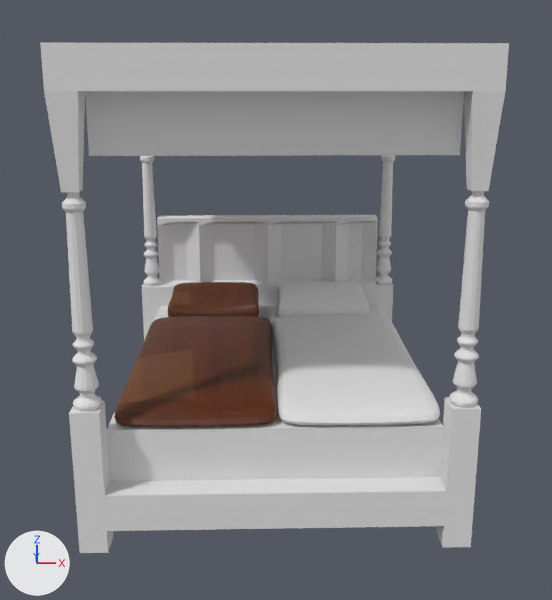
One commit to the Blender file PSMG_SS_2015_VGHS/Assets/3D/Bedroom/bed.blend: the scene before it, then after it.
One viewpoint serves both versions: a 50 mm camera at (-0.17, -3.58, 4.07) aimed at (0.05, 4.73, 1.8). The lights are fixed; the arrows at lower left show +X, +Y and +Z.

Names of what the first picture shows: 'Bett-Decke', 'Bettgestell', 'Bettpfosten', 'Kissen1', 'Kissen1.001', 'Kissen1.002', 'Kissen2'.
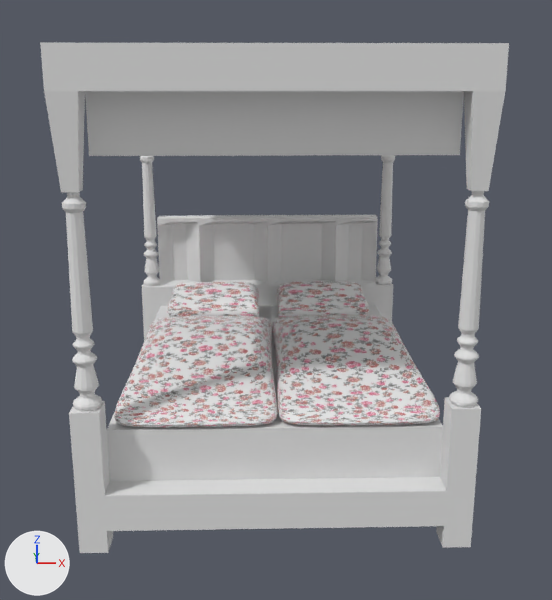
Where the change shows, as pixel boxes [x1, y1, x2, y2] in the pictures (552 x 600 px):
'Kissen1.001', recoloured, surface changed (brown to white)
    both: [114, 316, 278, 427]
'Kissen1.002', recoloured, surface changed
    both: [272, 315, 440, 425]
'Kissen1', recoloured (brown to white)
    both: [167, 282, 259, 317]

Diff of the bpy script that builds the scene:
```diff
--- a/PSMG_SS_2015_VGHS/Assets/3D/Bedroom/bed.blend.py
+++ b/PSMG_SS_2015_VGHS/Assets/3D/Bedroom/bed.blend.py
@@ img_bed_bed_cotton_jpg @@
+img_bed_bed_cotton_jpg = load_image('bed_bed-cotton.jpg', 'textures/bed_bed-cotton.jpg', 755, 503, 'sRGB')
@@ mat_bed_bed_cotton_jpg @@
+mat_bed_bed_cotton_jpg = principled_material('bed_bed-cotton.jpg')
+mat_bed_bed_cotton_jpg.texture = img_bed_bed_cotton_jpg
@@ me_cube_006 @@
 me_cube_006.from_pydata(...)  # 32 vertices, 30 faces; spans x -1.0..1.0, y -1.0..1.0, z -1.0..1.39
-me_cube_006.materials.append(mat_bett_jpg)  # picture img_bett_jpg
+me_cube_006.materials.append(mat_bed_bed_cotton_jpg)  # picture img_bed_bed_cotton_jpg
@@ me_cube_008 @@
 me_cube_008.from_pydata(...)  # 32 vertices, 30 faces; spans x -1.0..1.0, y -1.03..1.09, z -1.22..0.97
 # used by ob_kissen1_001; location = (-0.73, 4.3, 1.32); scale = (0.796, 1.52, 0.185)
-me_cube_008.materials.append(mat_bett_jpg)  # picture img_bett_jpg
+# me_cube_008 part 1: texture (UV) coordinates of 30 of 30 faces, centred in x -0.96..0.96, y -1.03..1.09, z -1.22..0.76, changed; they spanned u 0.0..1.0, v 0.0..0.68 and now span u -1.26..2.26, v -0.86..1.54
+me_cube_008.materials.append(mat_bed_bed_cotton_jpg)  # picture img_bed_bed_cotton_jpg
@@ me_cube_009 @@
 me_cube_009.from_pydata(...)  # 32 vertices, 30 faces; spans x -1.0..1.0, y -1.03..1.09, z -1.22..0.97
 # used by ob_kissen1_002; location = (0.78, 4.3, 1.32); scale = (0.796, 1.52, 0.185)
+# me_cube_009 part 2: texture (UV) coordinates changed
+me_cube_009.materials.append(mat_bed_bed_cotton_jpg)  # picture img_bed_bed_cotton_jpg
```
